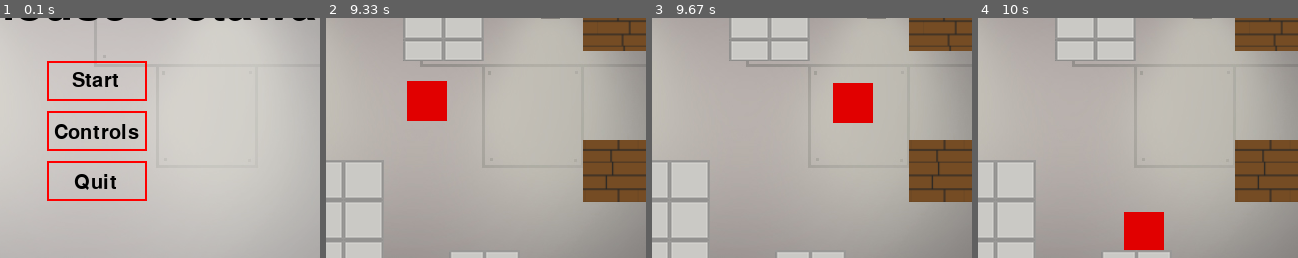
Above: before the commit, frames 1-4 (left to right).
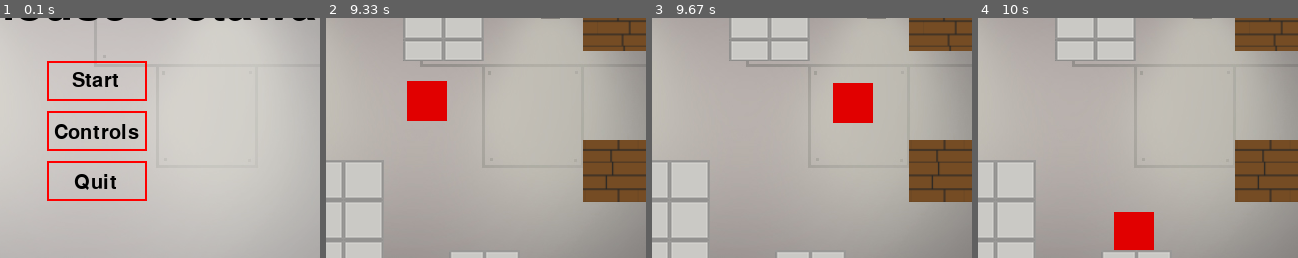
Above: after the commit, the same moments.

Repository: Teedu/Warehouse_Getaway
Game: pygame game, started from main.py
The game is run twice, just before and just after one commit, with the same random seed, the same clock (stepped at 60 frames per second) and the same inputs.
Inputs (mouse positions are % of the whole screen's width and height, from its top left):
- Up to frame 1 (0.1 s): no input
- Up to frame 2 (9.33 s): click "Start" at 0.38 s; hold D 0.67-1.13 s; move the mouse to (46, 54) at 0.7 s; hold W 1.17-1.47 s; hold A 2-2.53 s; hold S 2.57-2.87 s; tap Space at 3.33, 3.73, 4.13, 4.43, 4.8, 5.2, 5.5, 5.7, 6, 6.2, 6.53, 6.83, 7.03, 7.33, 7.6, 7.93, 8.23, 8.37, 8.77, 9.07 s; hold W 3.67-4.03 s; hold D 4.07-4.7 s; hold S 4.73-5.1 s; hold A 5.13-5.6 s; hold D 5.63-6.1 s; hold W 6.13-6.43 s; hold D 6.47-6.93 s; hold A 6.97-7.5 s; hold S 7.53-7.83 s; hold A 7.87-8.27 s; hold W 8.3-8.67 s; hold D from 8.7 s (still down)
- Up to frame 3 (9.67 s): release D at 9.33 s; hold S from 9.37 s (still down); tap Space at 9.43 s
- Up to frame 4 (10 s): release S at 9.73 s; hold A from 9.77 s (still down); tap Space at 9.83 s
The pictures show only the part of the screen within x 35-85%, y 33-83%; the shares and areas given below are measured in that part.

Frames 1-3 are identical in both runs. In frame 4, 1.0% of the frame differs, in the area x 42-59%, y 80-97%.

Commit message:
algus ja lõpp parandatud

Diff:
--- a/StartMenu.py
+++ b/StartMenu.py
@@ -59,5 +59,3 @@
         window.blit(pygame.font.Font(None, 30).render("Quit", 1,[0,0,0]), (297, 312))
 
         pygame.display.update()
-
-menüü()
--- a/Võiduekraan.py
+++ b/Võiduekraan.py
@@ -40,5 +40,3 @@
         window.blit(pygame.font.Font(None, 30).render("Quit", 1,[0,0,0]), (297, 262))
 
         pygame.display.update()
-
-võiduekraan()
--- a/main.py
+++ b/main.py
@@ -282,8 +282,6 @@
 areas =set_room('areas')
 
 Heli.taustamuusika(-1)
-
-win =False
 
 on=True
 while on:
@@ -323,6 +321,8 @@
 
     window.blit(taust, (0, 0))  ###################################### tausta kuvamine
 
+    win =False
+
     try:
         for i in areas:
             if i.lose(player) == True:
